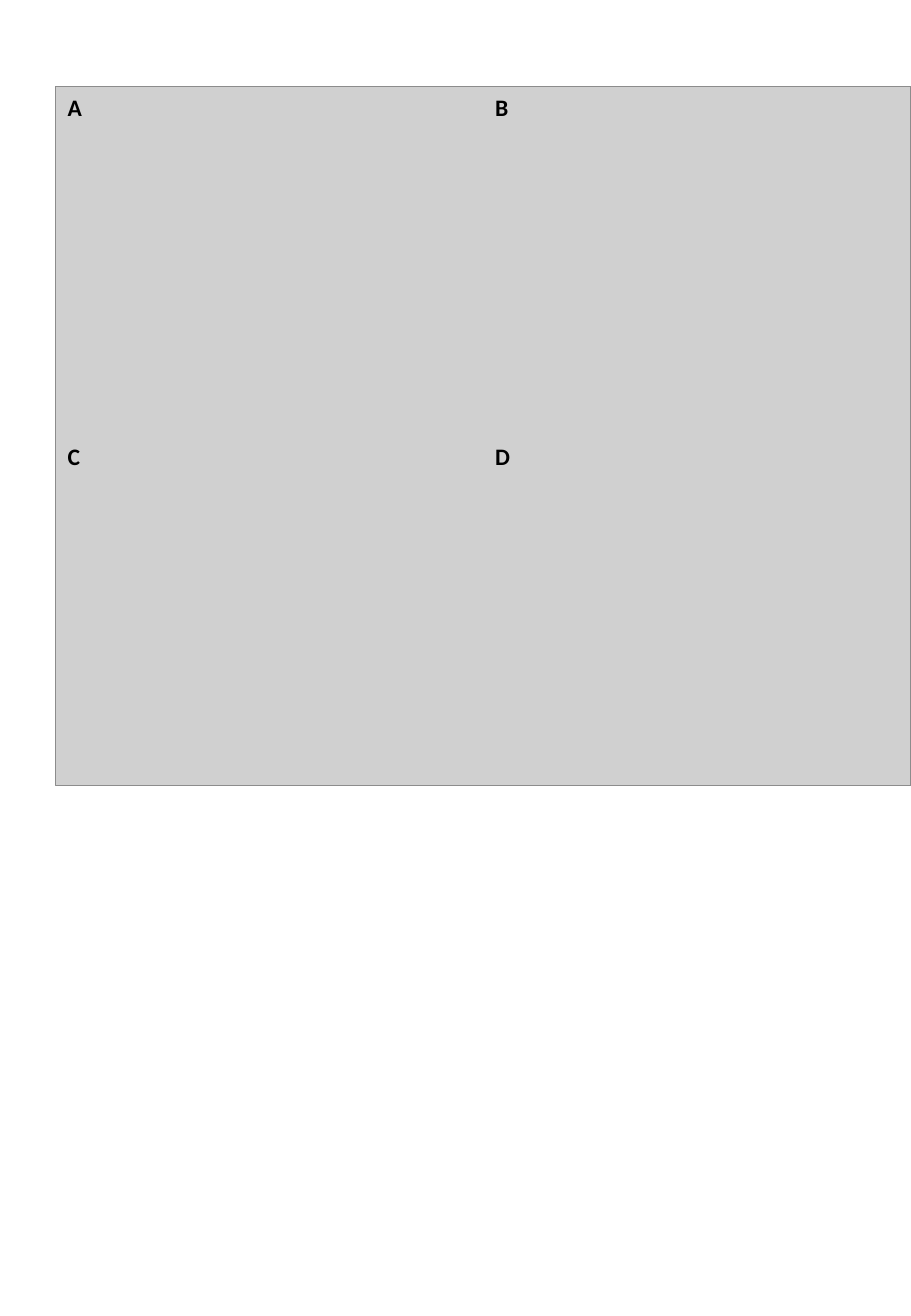
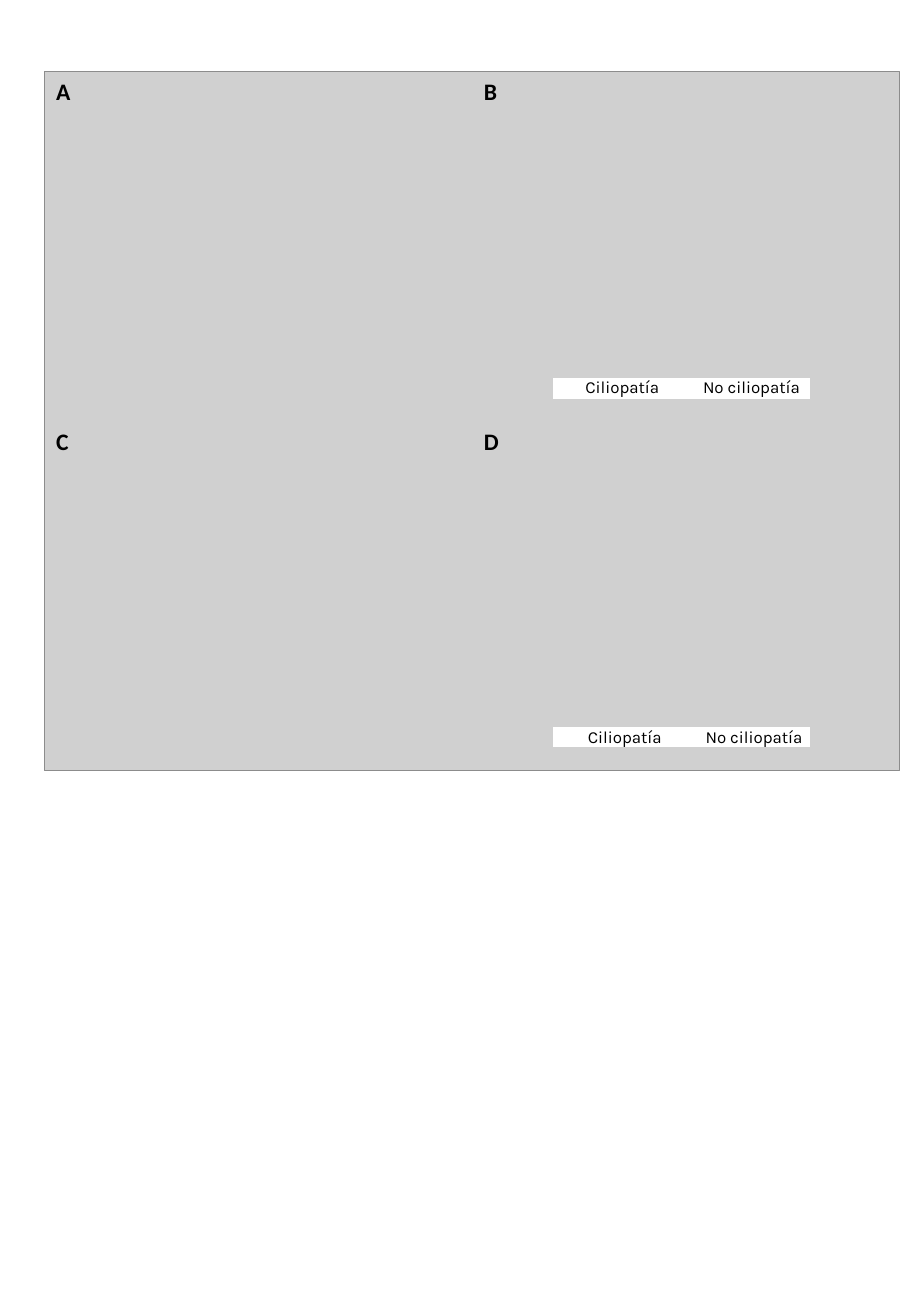
Before and after one commit to cristinalazaroruiz/Generacion_librerias_IA_prediccion_ciliopatias, a slide deck: slide 13 of figuras/figuras_TFM.pptx (slide 12 before the commit). Drawn at 911x1316 pixels with LibreOffice and Linux fonts; fonts in the diff are those of the drawing; grey boxes stand for pictures. Boxes give left, top, right and bottom in pixels: in the first picture for what was removed or moved away, otherwise in the second. Text is boxed around its words. In the diff, an @@ line names an element or a change of style, - is before the commit and + after.

```diff
--- a/figuras/figuras_TFM.pptx
+++ b/figuras/figuras_TFM.pptx
@@ 4 texts, 1 picture: place and size @@
-4 texts, 1 picture at (56, 86, 911, 786)
+4 texts, 1 picture at (44, 72, 899, 771)
@@ group added at (554, 380, 808, 748): 2 rectangles, 2 texts @@
+Ciliopatía No ciliopatía
+Ciliopatía No ciliopatía
```
Also in this commit, not shown: 7 other slides changed, 5 slides added, 3 slides removed, 26 other files.
